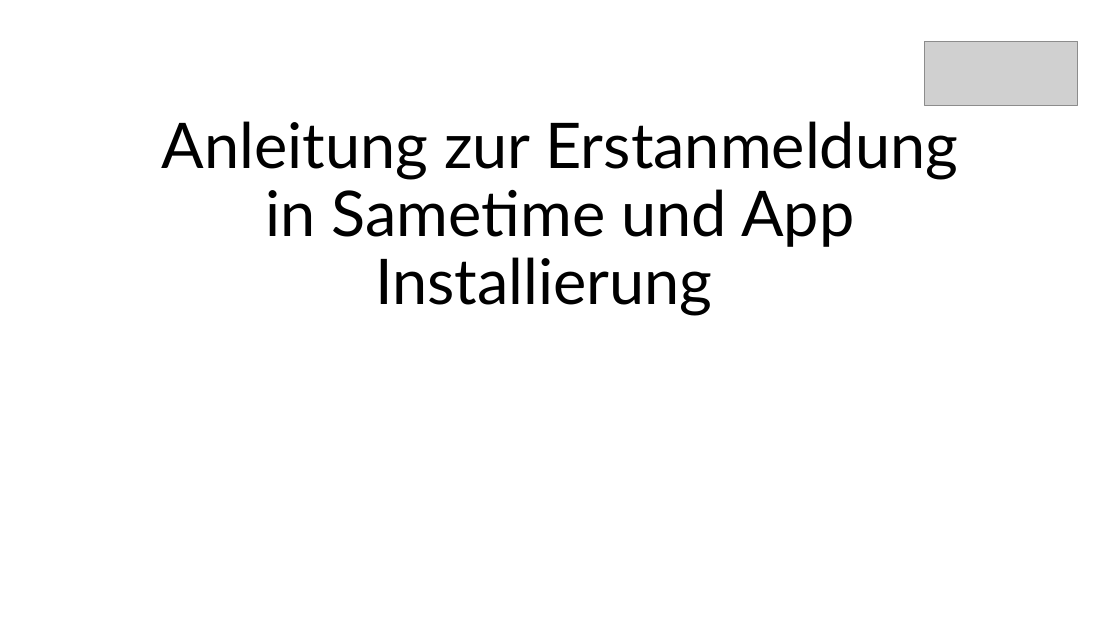
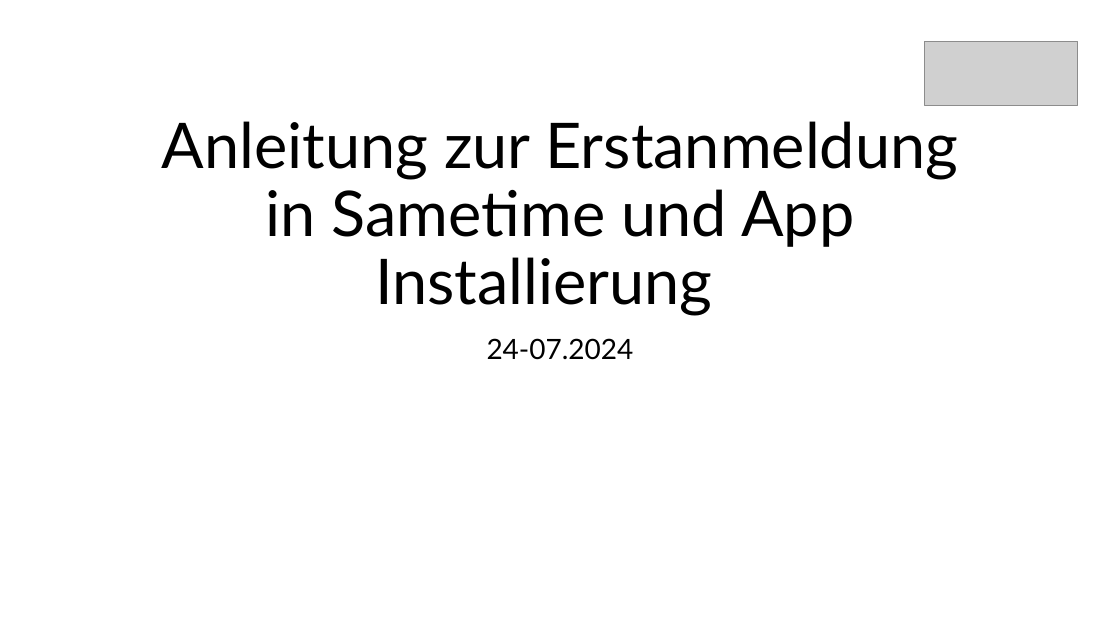
Before and after one commit to carstengericke/carstengericke.github.io, a slide deck: slide 1 of hcl-knowledgebase/resources/Erstanmeldung in Sametime.pptx. Drawn at 1120x630 pixels with LibreOffice and Linux fonts; fonts in the diff are those of the drawing; grey boxes stand for pictures. Boxes give left, top, right and bottom in pixels: in the first picture for what was removed or moved away, otherwise in the second. Text is boxed around its words. In the diff, an @@ line names an element or a change of style, - is before the commit and + after.

```diff
--- a/hcl-knowledgebase/resources/Erstanmeldung in Sametime.pptx
+++ b/hcl-knowledgebase/resources/Erstanmeldung in Sametime.pptx
@@ subtitle added at bbox=[487, 338, 634, 360], 24 pt, text #000000 @@
+24-07.2024
```
